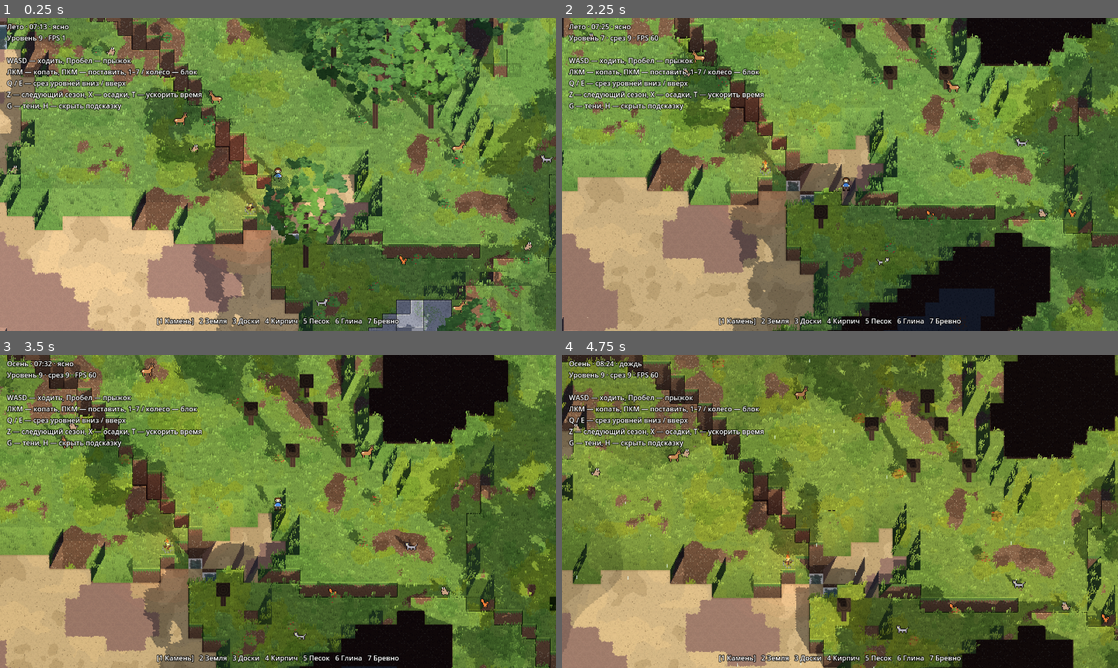
Above: before the commit, frames 1-4 (two rows, left to right).
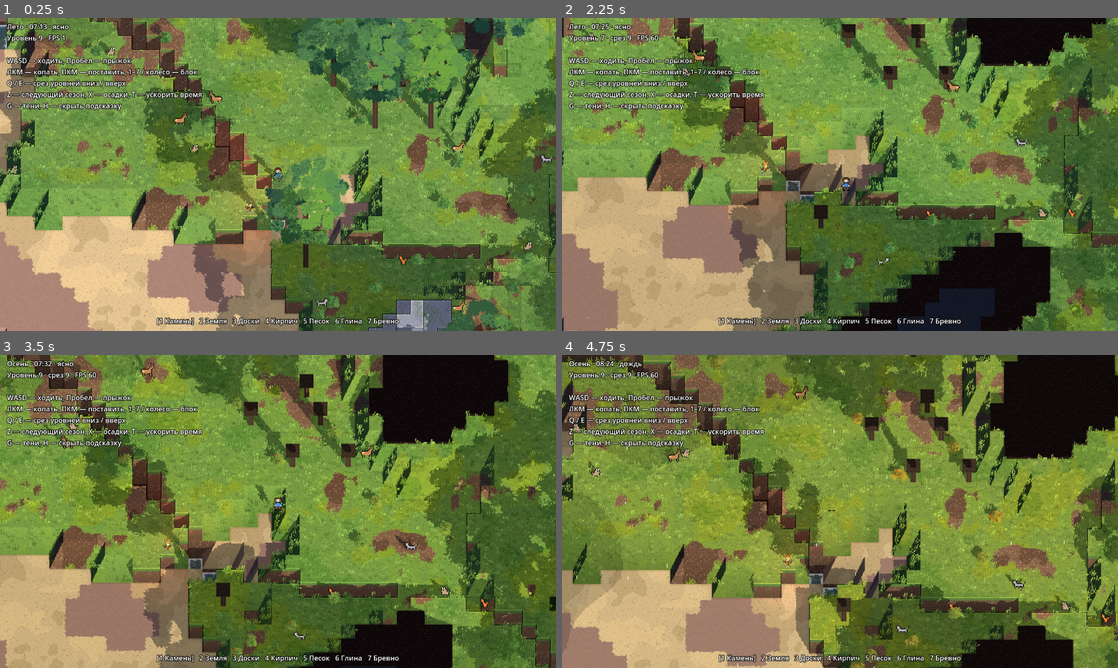
Above: after the commit, the same moments.

Repository: randomboygh/survivium
Game: Godot game, scene res://scenes/main.tscn
Same seed, same stepped clock (60 frames per second), same inputs: the game is played once before the commit and once after it.
Inputs (mouse positions are in pixels of both pictures, inside the frame that each line leads up to):
- Up to frame 1 (0.25 s): no input
- Up to frame 2 (2.25 s): tap Enter at 0.5 s; move the mouse to (962, 158) at 0.52 s; hold D 0.53-1.28 s; tap 1 at 0.6 s; click (962, 158) at 0.67 s; tap Space at 0.77, 1.52 s; move the mouse to (728, 190) at 1.27 s; hold S 1.28-2.03 s; tap Q at 1.35 s; move the mouse to (895, 105) at 2.02 s; hold D from 2.03 s (still down); tap E at 2.1 s
- Up to frame 3 (3.5 s): move the mouse to (250, 574) at 2.77 s; release D at 2.78 s; hold W from 2.78 s (still down); tap Z at 2.85 s; click (250, 574) at 2.92 s; tap Space at 3.02 s
- Up to frame 4 (4.75 s): move the mouse to (1006, 558) at 3.52 s; release W at 3.53 s; hold A from 3.53 s (still down); tap X at 3.6 s; tap Space at 3.77, 4.52 s; move the mouse to (673, 464) at 4.27 s; tap T at 4.35 s

The runs differ from the first frame. In frame 1, 6.6% of the frame differs, in the area x 16-97%, y 0-100%; in frame 2, 0.4%; in frame 3, 0.4%; in frame 4, 0.4%.

Commit message:
Light tree crowns in four steps along pointed leaves
Brings crowns closer to t3ssel8r's trees: the cluster texture is made of
pointed leaves with a jagged outline, colour comes from the light alone
(warm highlight, light, half light, cool shade) with no random
brightness per card or leaf, card normals follow the crown with a few
large bumps, shadows take one step off instead of dropping to the
shade, and single leaves flutter in the wind.

Co-Authored-By: Claude Opus 5.5 (1M context) <noreply@anthropic.com>
Claude-Session: https://claude.ai/code/session_01B9eRXiBQzpsnRqnwvTmqtD

Diff:
--- a/shaders/leaves.gdshader
+++ b/shaders/leaves.gdshader
@@ -1,11 +1,12 @@
-// Tree crowns made of small leaf cluster cards (MultiMesh, see foliage.gd). Like
-// t3ssel8r's trees, every card takes the normal of the crown as a whole, so the
-// stepped light gives the crown (not each card) a lit side and a shaded underside;
-// single leaves of the texture tilt that normal a little, so band edges run along
-// leaves instead of smooth curves. Cards sway in whole pixels, thin out in winter,
-// take snow on top, and turn see-through around the player when they hide them.
-// INSTANCE_CUSTOM: xyz = outward normal of the crown, w = sway phase.
-// COLOR: per-clump tint.
+// Tree crowns made of leaf cluster cards (MultiMesh, see foliage.gd), lit like
+// t3ssel8r's trees: colour comes from the light alone, in four steps from a warm
+// yellow-green on the sunny top to a cool blue-green underneath, and every card takes
+// the normal of the crown at its spot, so the bands run across the whole crown. Single
+// pointed leaves of the texture tilt that normal a little and flutter in the wind, so
+// band edges follow leaf outlines and shimmer. Cards sway in whole pixels, thin out in
+// winter, take snow on top, and turn see-through around the player when they hide them.
+// INSTANCE_CUSTOM: xyz = normal of the crown at the card, w = sway phase.
+// COLOR: tint of the tree; alpha below 1 marks a bush with berries.
 shader_type spatial;
 render_mode world_vertex_coords, cull_disabled;
 
@@ -34,11 +35,10 @@
 	if (m.a < 0.5 || center.y > cut_height + 0.01) {
 		discard;
 	}
-	vec2 texel = floor(vec2(center.x, center.z - center.y) * TEXELS + UV * clump_size * TEXELS);
 	// Leaves fall cluster by cluster, and single leaves of the remaining clusters
-	// thin out (the green and blue of a texel tell its leaf apart).
-	float leaf = hash12(m.gb * 97.0 + custom.w * 31.0);
-	if (hash13(floor(center)) > leaf_amount || leaf > 0.6 + 0.4 * leaf_amount) {
+	// thin out (red is a random number per leaf).
+	float leaf = m.r;
+	if (hash13(floor(center)) > leaf_amount || fract(leaf * 13.7 + custom.w) > 0.6 + 0.4 * leaf_amount) {
 		discard;
 	}
 	// See-through around the player when the clump is nearer the viewer than them.
@@ -50,22 +50,24 @@
 			discard;
 		}
 	}
-	// The crown's normal, tilted by the leaf this texel belongs to.
-	vec2 tilt = m.gb * 2.0 - 1.0;
-	vec3 n = normalize(custom.xyz + vec3(tilt.x * 0.45, tilt.y * 0.4, -tilt.y * 0.15));
+	// The crown's normal, tilted by the leaf this texel belongs to; leaves flutter
+	// on their own in the wind.
+	vec2 tilt = (m.gb * 2.0 - 1.0) * 0.5;
+	tilt.x += sin(TIME * 2.3 + leaf * 6.28 + center.x * 0.7) * (0.04 + length(wind) * 0.3);
+	vec3 n = normalize(custom.xyz + vec3(tilt.x, tilt.y, -tilt.y * 0.4));
 	// Autumn colours differ from tree to tree.
 	vec3 season = foliage_tint * (1.0 + (hash12(floor(center.xz / 3.0) + 5.0) - 0.5) * (foliage_tint - 1.0) * vec3(0.5, 0.8, 1.0));
-	vec3 col = tint.rgb * season * mix(0.84, 1.1, m.r);
-	// The underside of the crown is shaded by the crown itself, whatever the sun does:
-	// two steps darker toward the bottom, the step edges running along leaves.
-	float under = custom.y + tilt.y * 0.25;
-	col *= under < -0.2 ? 0.72 : (under < 0.2 ? 0.88 : 1.0);
+	vec3 col = tint.rgb * season;
+	// The underside of the crown is shaded by the crown itself whatever the sun does,
+	// a step darker and cooler toward the bottom.
+	float under = n.y;
+	col *= under < -0.05 ? vec3(0.68, 0.76, 0.86) : vec3(1.0);
 	// Clumps marked in the alpha of their colour carry berries.
-	if (tint.a < 0.99 && hash12(texel + 11.0) > 0.95 && leaf_amount > 0.5) {
-		col = vec3(0.72, 0.14, 0.16) * mix(0.8, 1.2, m.r);
+	if (tint.a < 0.99 && fract(leaf * 31.3) > 0.93 && leaf_amount > 0.5) {
+		col = vec3(0.72, 0.14, 0.16);
 	}
 	// Snow lies on the leaves of the crown's top.
-	if (under > 0.45 && fract(leaf * 7.3) < snow_amount * 1.2 - 0.1) {
+	if (under > 0.5 && fract(leaf * 7.3) < snow_amount * 1.2 - 0.1) {
 		col = vec3(0.9, 0.93, 1.0);
 	}
 	col *= 1.0 - 0.25 * wetness;
@@ -77,9 +79,18 @@
 }
 
 void light() {
-	DIFFUSE_LIGHT += toon_light(NORMAL, LIGHT, LIGHT_COLOR, ATTENUATION, LIGHT_IS_DIRECTIONAL, clouds);
-	// Some sunlight comes through the leaves, so the shaded side stays green, not black.
 	if (LIGHT_IS_DIRECTIONAL) {
-		DIFFUSE_LIGHT += LIGHT_COLOR * 0.15 / PI;
+		// Four steps: a warm highlight where the crown faces the sun, full light, half
+		// light, and a shade that still lets some sun through the leaves (the cool
+		// ambient light adds the blue). A sun shadow (often of the crown's own upper
+		// leaves, which a convex crown would not cast on its sunny side) or a cloud
+		// takes one step off.
+		float ndl = dot(NORMAL, LIGHT);
+		float shadow = min(step(0.5, ATTENUATION), step(0.99, clouds));
+		float step_n = (ndl > 0.68 ? 3.0 : (ndl > 0.38 ? 2.0 : (ndl > 0.08 ? 1.0 : 0.0))) - (1.0 - shadow);
+		vec3 band = step_n > 2.5 ? vec3(1.55, 1.45, 0.7) : (step_n > 1.5 ? vec3(1.0) : (step_n > 0.5 ? vec3(0.7) : vec3(0.32)));
+		DIFFUSE_LIGHT += LIGHT_COLOR * band / PI;
+	} else {
+		DIFFUSE_LIGHT += toon_light(NORMAL, LIGHT, LIGHT_COLOR, ATTENUATION, false, clouds);
 	}
 }
--- a/src/client/foliage.gd
+++ b/src/client/foliage.gd
@@ -1,10 +1,11 @@
 extends RefCounted
 ## Grass tufts and tree crowns for one chunk, as MultiMesh instance buffers.
-## Tufts stand on grass tops. A crown is drawn the way t3ssel8r draws his trees: many
-## small leaf cluster cards covering its open faces, all lit with the normal of the
-## crown as a whole (from the middle of the leaves around them) rather than each as a
-## ball of its own, so the light falls on the crown as one soft mass. Every exposed leaf
-## cell also gets a flat shadow-only disc, so crowns cast round shadows.
+## Tufts stand on grass tops. A crown is drawn the way t3ssel8r draws his trees: leaf
+## cluster cards cover its open faces, and each card is lit with the normal of the crown
+## at that spot (away from the middle of the leaves around it), bent toward a few large
+## bumps, so the light falls on the crown as one mass with some big lumps instead of on
+## each card. Every exposed leaf cell also gets a flat shadow-only disc, so crowns cast
+## round shadows.
 
 const Mat := preload("res://src/shared/materials.gd")
 const PixelView := preload("res://src/client/pixel_view.gd")
@@ -13,12 +14,14 @@
 ## Lush patches keep all of them, thin meadows fewer (see grass.gdshader).
 const TUFTS_PER_CELL := 7
 const TUFT_SIZE := 0.5
-## Leaf cluster cards: size in cells (12 px, see PixelTextures.CLUMP), cards on each
+## Leaf cluster cards: size in cells (16 px, see PixelTextures.CLUMP), cards on each
 ## open top or south face of a leaf cell (one fewer on east and west faces).
-const CLUMP_SIZE := 0.75
-const CARDS_PER_FACE := 3
+const CLUMP_SIZE := 1.0
+const CARDS_PER_FACE := 2
 ## Leaves within this many cells give the crown's middle for the light.
 const CROWN_REACH := 2
+## How much the bumps of a crown (a smooth wave about two cells across) bend its normal.
+const BUMP := 0.45
 ## Bushes are made of smaller clusters, this many pixels across, this many per bush.
 const BUSH_CLUMP := 10
 const BUSH_CARDS := 6
@@ -95,23 +98,24 @@
 					var faces := _open_faces(w, x, y, z)
 					if faces.is_empty():
 						continue
-					var normal := _crown_normal(w, x, y, z)
+					var middle := _crown_middle(w, x, y, z)
 					rng.seed = hash(Vector3i(x, y, z))
 					var tree := hash(Vector2i(x / 3, z / 3)) % 3
-					var base: Color = [Color(0.3, 0.47, 0.22), Color(0.33, 0.5, 0.2), Color(0.28, 0.44, 0.24)][tree]
+					var base: Color = [Color(0.27, 0.43, 0.25), Color(0.3, 0.46, 0.22), Color(0.25, 0.41, 0.27)][tree]
 					for f in faces:
 						# Cards cover each face the camera can see, poking out of it a
 						# little, so the outline is a ragged edge of leaves and no gap
 						# shows the trunk inside.
 						var count := CARDS_PER_FACE if f.x == 0 else CARDS_PER_FACE - 1
 						for k in count:
-							var c := Vector3(x + 0.5, y + 0.5, z + 0.5) + Vector3(f) * (0.5 + rng.randi_range(0, 3) * PX)
-							var spread := Vector3(rng.randi_range(-5, 5), rng.randi_range(-5, 5), rng.randi_range(-5, 5)) * PX
+							var c := Vector3(x + 0.5, y + 0.5, z + 0.5) + Vector3(f) * (0.4 + rng.randi_range(0, 3) * PX)
+							var spread := Vector3(rng.randi_range(-4, 4), rng.randi_range(-4, 4), rng.randi_range(-4, 4)) * PX
 							c += spread - Vector3(f) * Vector3(f).dot(spread)
-							put(clumps, PixelView.snap(c))
-							var shade := rng.randf_range(0.93, 1.06)
-							clumps.append_array([base.r * shade, base.g * shade, base.b * shade, 1.0])
-							clumps.append_array([normal.x, normal.y, normal.z, rng.randf()])
+							c = PixelView.snap(c)
+							put(clumps, c)
+							clumps.append_array([base.r, base.g, base.b, 1.0])
+							var n := _card_normal(c, middle)
+							clumps.append_array([n.x, n.y, n.z, rng.randf()])
 							nc += 1
 					put(shadows, Vector3(x + 0.5, y + 0.5, z + 0.5))
 					ns += 1
@@ -131,9 +135,8 @@
 			if k == 0:
 				o = Vector3(0.0, 0.2, 0.0)
 			put(buf, PixelView.snap(Vector3(cell.x + 0.5, cell.y + 0.3, cell.z + 0.5) + o))
-			var shade := rng.randf_range(0.93, 1.05)
 			# Alpha below 1 marks a cluster with berries (see leaves.gdshader).
-			buf.append_array([0.3 * shade, 0.46 * shade, 0.22 * shade, 0.5])
+			buf.append_array([0.3, 0.46, 0.22, 0.5])
 			var n := (o + Vector3(0.0, 0.25, 0.0)).normalized()
 			buf.append_array([n.x, n.y, n.z, rng.randf()])
 	return [cells.size() * BUSH_CARDS, buf]
@@ -150,9 +153,8 @@
 	return open
 
 
-## Outward normal of the crown at a leaf cell: away from the middle of the leaves
-## around it, so neighbouring cells get nearly the same light.
-static func _crown_normal(w, x: int, y: int, z: int) -> Vector3:
+## Middle of the leaves within CROWN_REACH of a leaf cell, in world units.
+static func _crown_middle(w, x: int, y: int, z: int) -> Vector3:
 	var sum := Vector3.ZERO
 	var n := 0
 	for dy in range(-CROWN_REACH, CROWN_REACH + 1):
@@ -161,10 +163,15 @@
 				if w.get_cell(x + dx, y + dy, z + dz) == Mat.LEAVES:
 					sum += Vector3(dx, dy, dz)
 					n += 1
-	var out := -sum / n
-	# A lone leaf cell, or one in the middle of a flat canopy, faces up.
-	out += Vector3(0.0, 0.35, 0.0)
-	return out.normalized()
+	return Vector3(x + 0.5, y + 0.5, z + 0.5) + sum / n
+
+
+## Normal for a card at `c`: away from the crown's middle, bent by a few large bumps,
+## and a little up, so a lone or flat canopy faces the sky.
+static func _card_normal(c: Vector3, middle: Vector3) -> Vector3:
+	var bump := Vector3(sin(c.y * 2.1 + c.z * 1.3 + 1.0), sin(c.x * 1.7 + c.z * 2.3), sin(c.x * 1.1 + c.y * 1.9 + 2.0))
+	var n := (c - middle).normalized() + bump * BUMP + Vector3(0.0, 0.3, 0.0)
+	return n.normalized()
 
 
 ## Appends a translation-only transform in MultiMesh buffer order.
--- a/src/client/pixel_textures.gd
+++ b/src/client/pixel_textures.gd
@@ -8,7 +8,7 @@
 const TILE := 16
 const TILES := 8
 const TUFT := 8
-const CLUMP := 12
+const CLUMP := 16
 
 
 static func build_atlas() -> ImageTexture:
@@ -48,42 +48,50 @@
 	return ImageTexture.create_from_image(img)
 
 
-## Four leaf cluster variants side by side, `size` px square: a loose bunch of small
-## overlapping leaves with a ragged outline. Red is the brightness of each texel, green
-## and blue tilt the leaf it belongs to left/right and up/down (0.5 = facing the crown
-## normal), so single leaves catch the light on their own and break up the light bands
-## of the crown.
+## Four leaf cluster variants side by side, `size` px square: a dense bunch of pointed
+## leaves, the outer ones pointing outward, so the edge of a crown is jagged with leaf
+## tips. Red is a random number per leaf (for wind and falling leaves), green and blue
+## tilt the leaf's normal left/right and up/down (0.5 = no tilt), so the light bands of
+## the crown end along leaf outlines.
 static func build_clumps(size := CLUMP) -> ImageTexture:
 	var img := Image.create_empty(size * 4, size, false, Image.FORMAT_RGBA8)
 	img.fill(Color(0, 0, 0, 0))
 	var rng := RandomNumberGenerator.new()
 	rng.seed = 23
-	var c := (size - 1) / 2.0
-	var leaf := maxf(1.6, size / 6.0)
+	var c := Vector2(size - 1, size - 1) / 2.0
+	var length := maxf(3.0, size / 3.2)
 	for v in 4:
 		var leaves := []
-		for k in int(size * 2.2):
+		for k in int(size * 4.5):
 			var a := rng.randf() * TAU
-			var r := sqrt(rng.randf()) * (c - leaf * 0.7)
-			leaves.append(Vector2(c + cos(a) * r, c + sin(a) * r))
+			var r := sqrt(rng.randf()) * (size / 2.0 - length * 0.9)
+			leaves.append(c + Vector2(cos(a), sin(a)) * r)
 		# Lower leaves are nearer the viewer and drawn over the upper ones.
 		leaves.sort_custom(func(p, q): return p.y < q.y)
-		for p in leaves:
-			var rx := leaf * rng.randf_range(0.8, 1.2)
-			var ry := leaf * rng.randf_range(0.6, 0.95)
-			var b := rng.randf_range(0.4, 0.75)
-			var tx := rng.randf_range(0.15, 0.85)
-			var ty := rng.randf_range(0.2, 0.9)
-			for y in range(floori(p.y - ry), ceili(p.y + ry) + 1):
-				for x in range(floori(p.x - rx), ceili(p.x + rx) + 1):
+		for p: Vector2 in leaves:
+			# Leaves point away from the middle of the bunch and hang a little.
+			var out := p - c
+			var dir := (out.normalized() if out.length() > 1.5 else Vector2.from_angle(rng.randf() * TAU)) + Vector2(0.0, 0.4)
+			dir = dir.normalized().rotated(rng.randf_range(-0.5, 0.5))
+			var side := Vector2(-dir.y, dir.x)
+			var l := length * rng.randf_range(0.8, 1.15)
+			var wide := rng.randf_range(1.0, 1.5)
+			var id := rng.randf()
+			var tx := rng.randf_range(0.25, 0.75)
+			var ty := rng.randf_range(0.25, 0.75)
+			for y in range(floori(p.y - l), ceili(p.y + l) + 1):
+				for x in range(floori(p.x - l), ceili(p.x + l) + 1):
 					if x < 0 or y < 0 or x >= size or y >= size:
 						continue
-					var d := Vector2((x - p.x) / rx, (y - p.y) / ry)
-					if d.length() > 1.0:
+					var d := Vector2(x, y) - p
+					var along := d.dot(dir) / l
+					if along < 0.0 or along > 1.0:
 						continue
-					# Each leaf is a little lighter at its top than at its tip.
-					var k := b + (0.12 if d.y < -0.3 else (-0.12 if d.y > 0.5 else 0.0))
-					img.set_pixel(v * size + x, y, Color(clampf(k, 0.0, 1.0), tx, ty, 1))
+					# A lens: widest a third of the way along, pointed at the tip.
+					var t := along / 0.35 if along < 0.35 else (1.0 - along) / 0.65
+					if absf(d.dot(side)) > wide * t + 0.15:
+						continue
+					img.set_pixel(v * size + x, y, Color(id, tx, ty, 1))
 	return ImageTexture.create_from_image(img)
 
 
